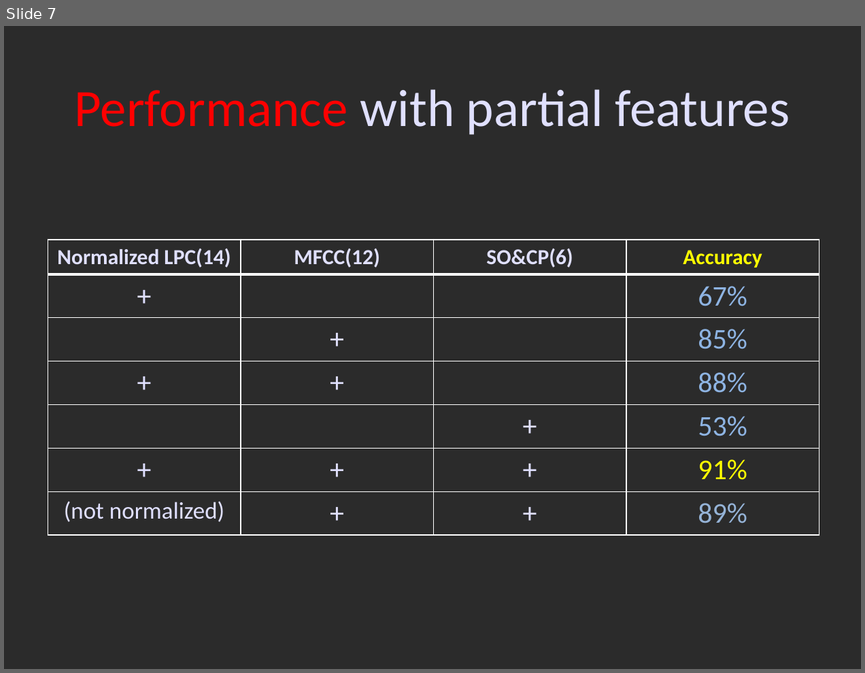
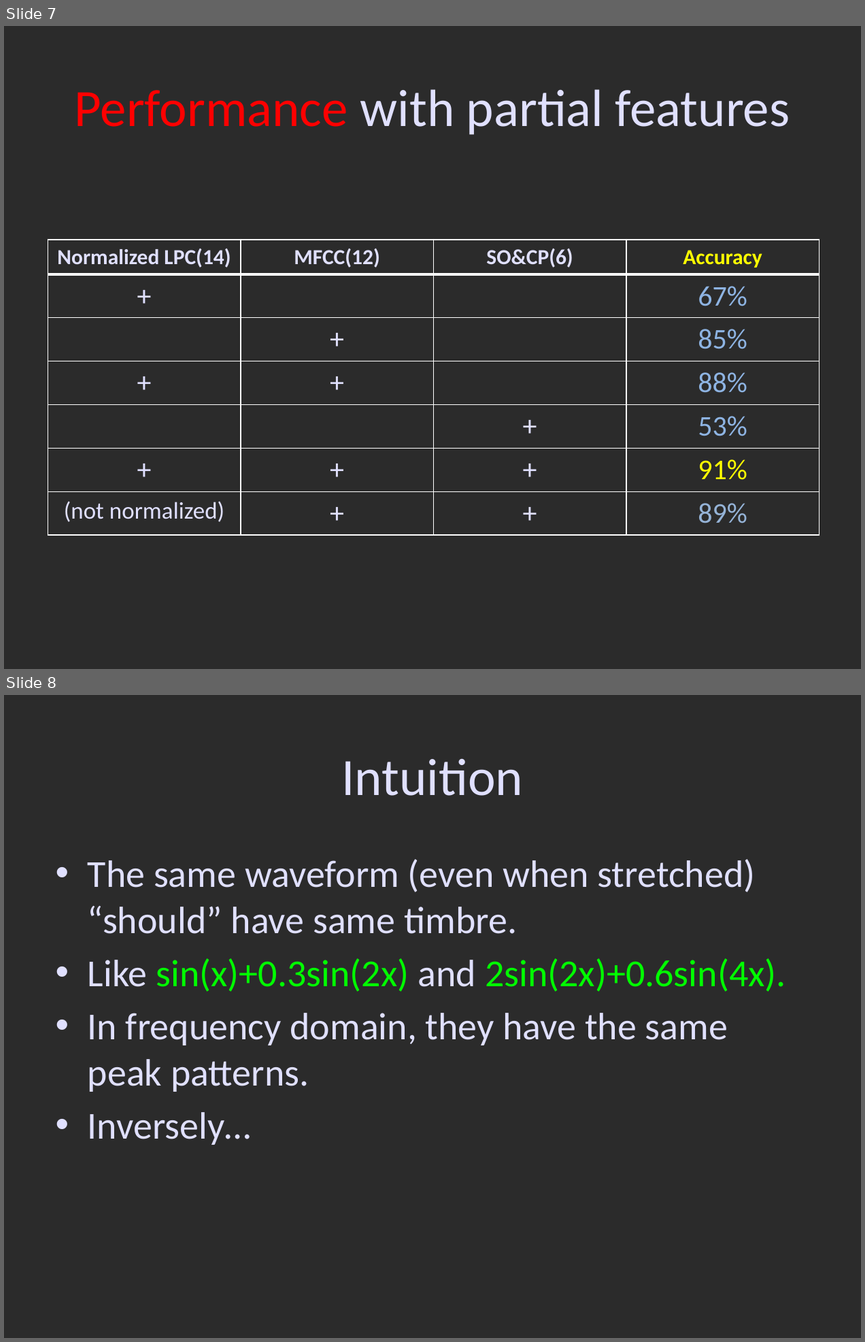
Before and after one commit to wiku30/Musical_Instrument_Classification, a slide deck: ppt/SST.pptx. Shown one above the other, each under a label of ours: slide 7 before the commit, slides 7 and 8 after it. The pictures are 865x673 and 865x1342 pixels, drawn with LibreOffice and Linux fonts; fonts in the diff are those of the drawing; background and template pictures are left out; a plain dark background stands for a picture behind light text. Boxes give left, top, right and bottom in pixels: in the first picture for what was removed or moved away, otherwise in the second. Text is boxed around its words. In the diff, an @@ line names an element or a change of style, - is before the commit and + after.

Commit message:
ppt

```diff
--- a/ppt/SST.pptx
+++ b/ppt/SST.pptx
@@ slide 8 added at (4,695,861,1338), background picture (left out) @@
@@ title added at (341,759,523,796), 44 pt, text #E0E0FF @@
+Intuition
@@ text added at (88,859,786,1144), 32 pt, text #E0E0FF @@
+• The same waveform (even when stretched) “should” have same timbre.
+• Like sin(x)+0.3sin(2x) and 2sin(2x)+0.6sin(4x).
+• In frequency domain, they have the same peak patterns.
+• Inversely…
```
Also in this commit, not shown: 5 other slides added, 5 other files.
